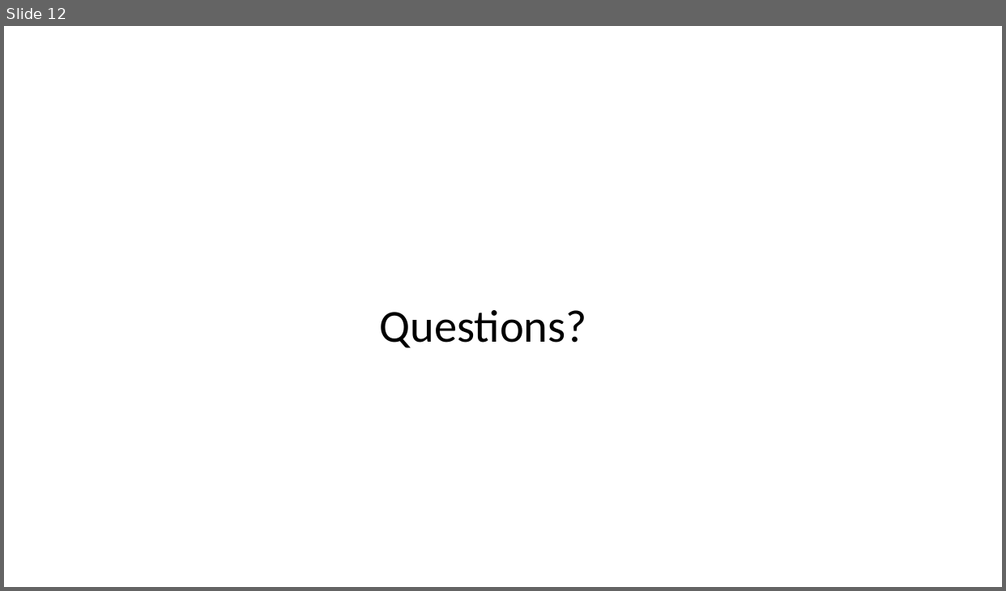
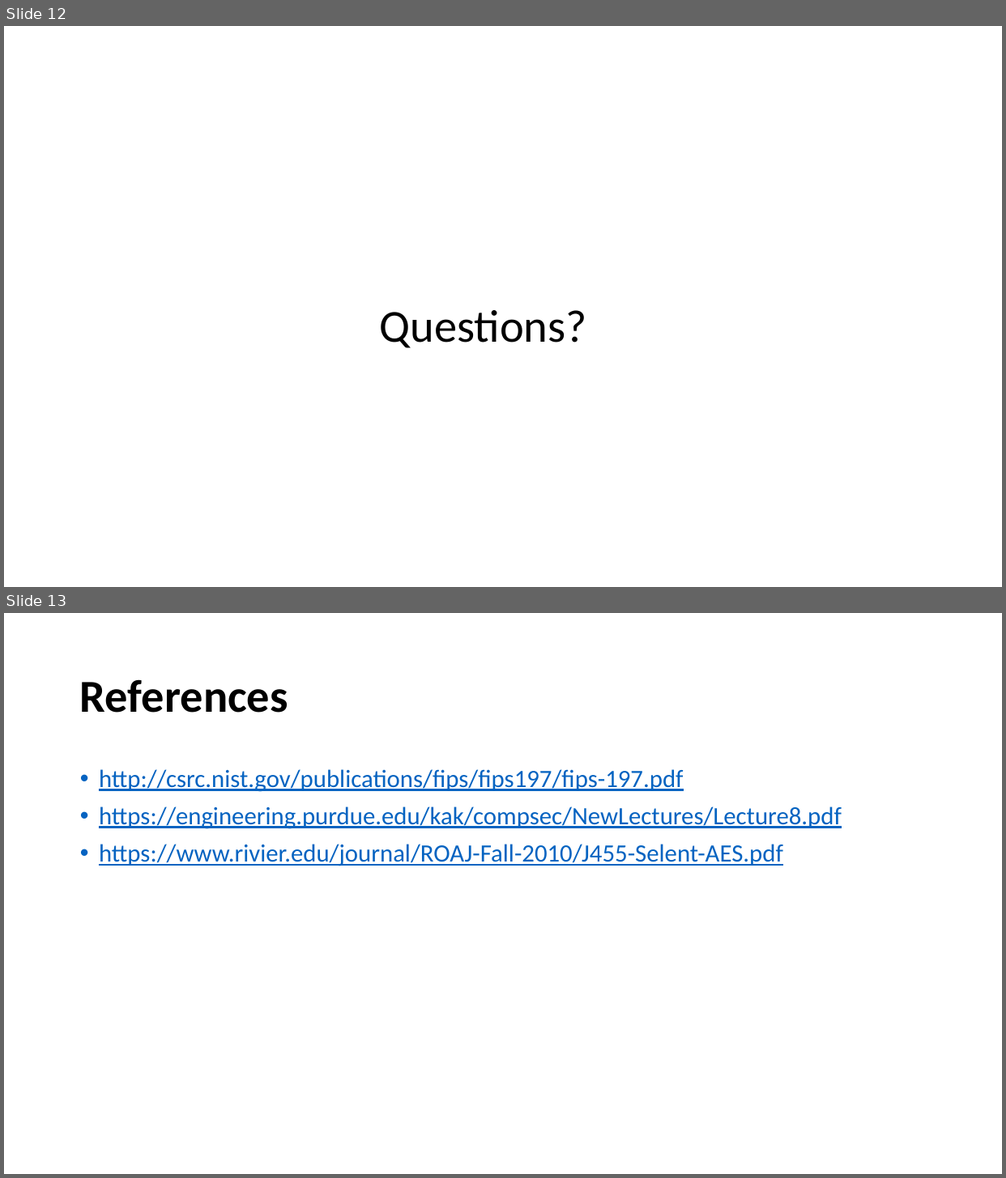
Before and after one commit to himajakethiri/securityalgorithm, a slide deck: Final Project/Advanced Encryption Standard(AES).pptx. Shown one above the other, each under a label of ours: slide 12 before the commit, slides 12 and 13 after it. The pictures are 1006x591 and 1006x1178 pixels, drawn with LibreOffice and Linux fonts; fonts in the diff are those of the drawing. Boxes give left, top, right and bottom in pixels: in the first picture for what was removed or moved away, otherwise in the second. Text is boxed around its words. In the diff, an @@ line names an element or a change of style, - is before the commit and + after.

```diff
--- a/Final Project/Advanced Encryption Standard(AES).pptx
+++ b/Final Project/Advanced Encryption Standard(AES).pptx
@@ slide 13 added at (x1=4, y1=613, x2=1002, y2=1174), background #FFFFFF @@
@@ title added at (x1=80, y1=679, x2=288, y2=713), 44 pt, text #000000, bold @@
+References
@@ text added at (x1=99, y1=769, x2=842, y2=867), 24 pt, text #0563C1, underline @@
+• http://csrc.nist.gov/publications/fips/fips197/fips-197.pdf
+• https://engineering.purdue.edu/kak/compsec/NewLectures/Lecture8.pdf
+• https://www.rivier.edu/journal/ROAJ-Fall-2010/J455-Selent-AES.pdf
```
Also in this commit, not shown: 2 slides changed.
